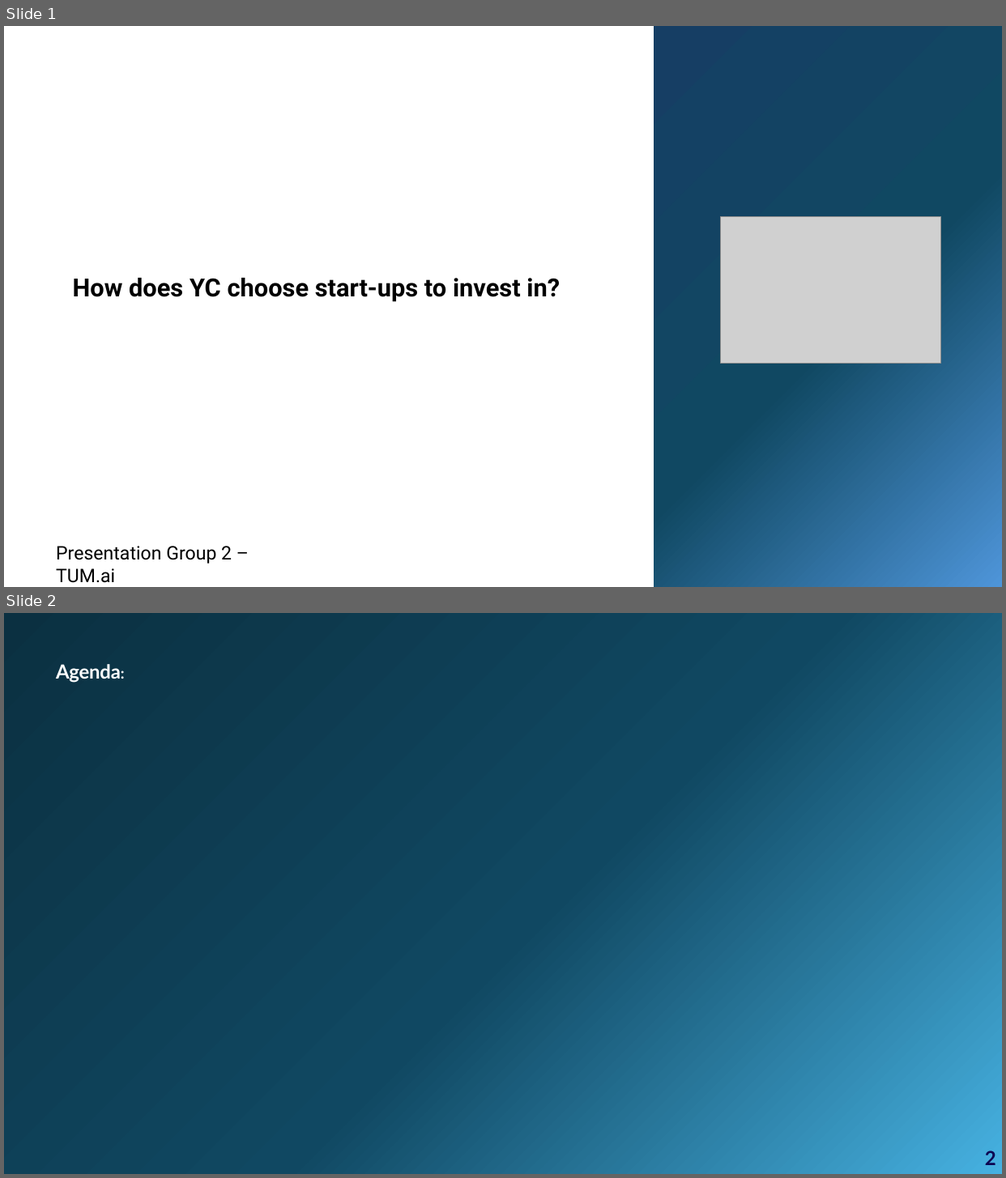
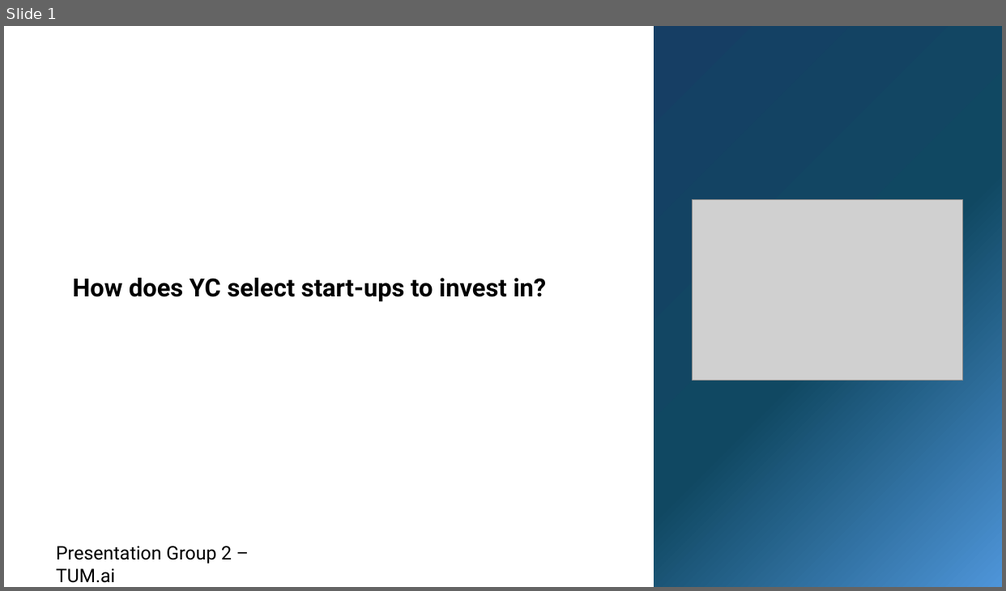
Before and after one commit to MatthiasSagerer/tumai-onboarding-challenge, a slide deck: fabian/presentation_tumai_group2.pptx. Shown one above the other, each under a label of ours: slides 1 and 2 before the commit, slide 1 after it. The pictures are 1006x1178 and 1006x591 pixels, drawn with LibreOffice and Linux fonts; fonts in the diff are those of the drawing; grey boxes stand for pictures. Boxes give left, top, right and bottom in pixels: in the first picture for what was removed or moved away, otherwise in the second. Text is boxed around its words. In the diff, an @@ line names an element or a change of style, - is before the commit and + after.

```diff
--- a/fabian/presentation_tumai_group2.pptx
+++ b/fabian/presentation_tumai_group2.pptx
@@ slide 2 removed at (4,613,1002,1174), background #FFFFFF @@
@@ rounded rectangle removed at (4,613,1002,1174) @@
@@ text removed at (56,664,121,683) @@
-Agenda:
@@ text removed at (985,1151,996,1165) @@
-2
@@ slide 1 changed as well @@
@@ picture: place and size @@
-picture at (720,217,940,364)
+picture at (692,199,963,380)
@@ text at (73,278,547,302): text changed @@
-How does YC choose start-ups to invest in?
+How does YC select start-ups to invest in?
```
Also in this commit, not shown: 4 slides added.
